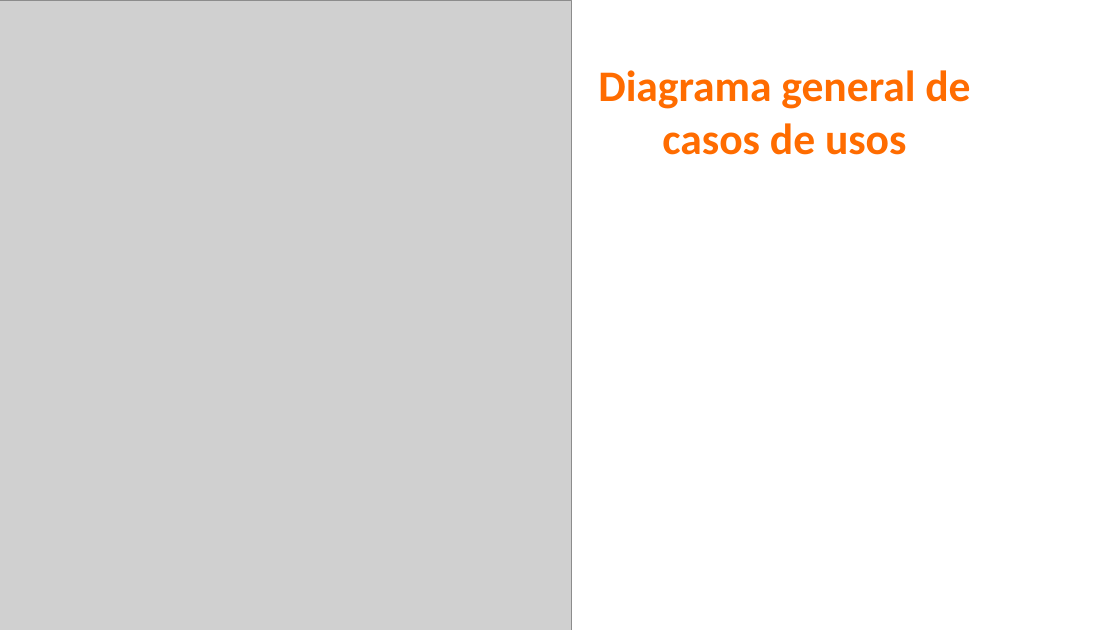
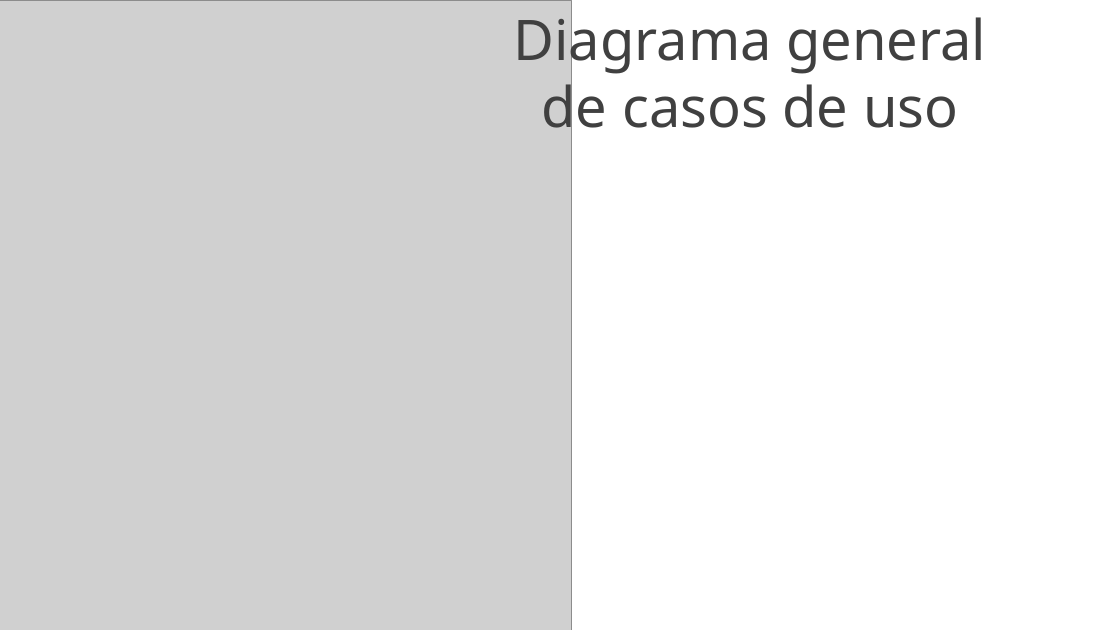
Before and after one commit to yeseniaquejada/SERVICE_MARKET, a slide deck: slide 12 of PROYECTO FORMATIVO.pptx (slide 13 before the commit). Drawn at 1120x630 pixels with LibreOffice and Linux fonts; fonts in the diff are those of the drawing; grey boxes stand for pictures; background and template pictures are left out. Boxes give left, top, right and bottom in pixels: in the first picture for what was removed or moved away, otherwise in the second. Text is boxed around its words. In the diff, an @@ line names an element or a change of style, - is before the commit and + after.

```diff
--- a/PROYECTO FORMATIVO.pptx
+++ b/PROYECTO FORMATIVO.pptx
@@ text at (513,7,986,141): text changed; size 37.3 to 48 pt; font Calibri to Noto Sans; text colour #FF6C00 to #404040; bold off @@
-Diagrama general de casos de usos
+Diagrama general de casos de uso
```
Also in this commit, not shown: 26 other slides changed, 2 slides added, 3 slides removed, 6 other files.
